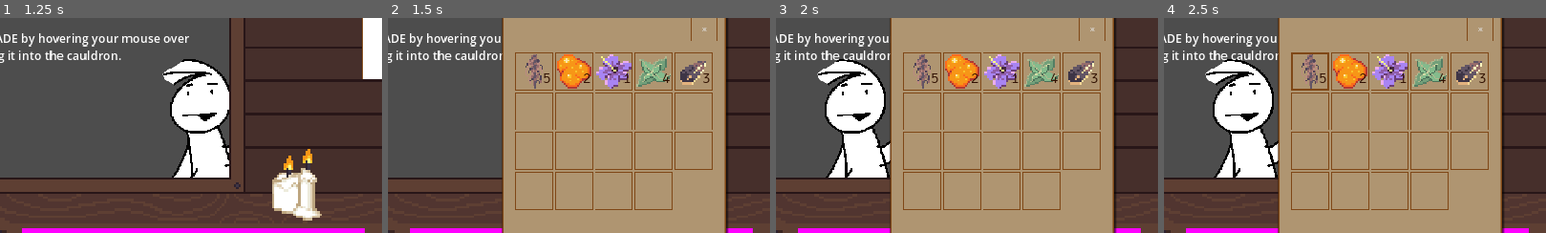
Above: before the commit, frames 1-4 (left to right).
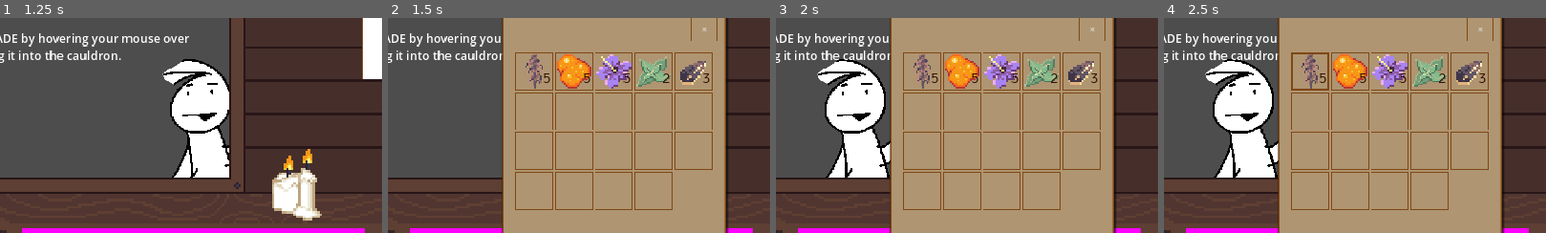
Above: after the commit, the same moments.

Repository: HuskyGameDev/2024s-team3
Game: Godot game, scene res://Scenes/UI/Title.tscn
Two runs of this game, one before a commit and one after it. Both use one fixed random seed, a clock stepped at 60 frames per second and the inputs below.
Inputs (mouse positions are % of the whole screen's width and height, from its top left):
- Up to frame 1 (1.25 s): click "New Game" at 0.5 s
- Up to frame 2 (1.5 s): click (99, 24) at 1.25 s
- Up to frame 3 (2 s): no input
- Up to frame 4 (2.5 s): click (69, 30) at 2.02 s
The pictures show only the part of the screen within x 50-100%, y 17-67%; the shares and areas given below are measured in that part.

Frame 1 is identical in both runs. In frame 2, 0.2% of the frame differs, in the area x 51-74%, y 25-31%; in frame 3, 0.2%; in frame 4, 0.2%.

Commit message:
improve json + tutorial
single digit numbers in JSON now start with zero
improved conditions for tutorial to prevent text overlapping and correct instructions being displayed

Diff:
--- a/Assets/Data/inv_data_file.json
+++ b/Assets/Data/inv_data_file.json
@@ -1,55 +1,55 @@
 {
-		"Inv1": {
+		"Inv01": {
 			"Item": "thistle_root",
 			"Quantity": 5
 		},
-		"Inv2": {
+		"Inv02": {
+			"Item": "pine_resin",
+			"Quantity": 5
+		},
+		"Inv03": {
+			"Item": "nightshade_petals",
+			"Quantity": 5
+		},
+		"Inv04": {
+			"Item": "peppermint_leaves",
+			"Quantity": 2
+		},
+		"Inv05": {
+			"Item": "sunflower_seeds",
+			"Quantity": 3
+		},
+		"Inv06": {
 			"Item": null,
 			"Quantity": 0
 		},
-		"Inv3": {
+		"Inv07": {
 			"Item": null,
 			"Quantity": 0
 		},
-		"Inv4": {
+		"Inv08": {
 			"Item": null,
 			"Quantity": 0
 		},
-		"Inv5": {
-			"Item": null,
-			"Quantity": 0
-		},
-		"Inv6": {
-			"Item": null,
-			"Quantity": 0
-		},
-		"Inv7": {
-			"Item": null,
-			"Quantity": 0
-		},
-		"Inv8": {
-			"Item": null,
-			"Quantity": 0
-		},
-		"Inv9": {
+		"Inv09": {
 			"Item": null,
 			"Quantity": 0
 		},
 		"Inv10": {
-			"Item": "pine_resin",
-			"Quantity": 2
+			"Item": null,
+			"Quantity": 0
 		},
 		"Inv11": {
-			"Item": "nightshade_petals",
-			"Quantity": 1
+			"Item": null,
+			"Quantity": 0
 		},
 		"Inv12": {
-			"Item": "peppermint_leaves",
-			"Quantity": 4
+			"Item": null,
+			"Quantity": 0
 		},
 		"Inv13": {
-			"Item": "sunflower_seeds",
-			"Quantity": 3
+			"Item": null,
+			"Quantity": 0
 		},
 		"Inv14": {
 			"Item": null,
--- a/Scripts/Singletons/PlayerData.gd
+++ b/Scripts/Singletons/PlayerData.gd
@@ -100,7 +100,7 @@
 	var inv_data = PlayerData.read_inv()
 	for i in  inv_data: #find next available slot to put item
 
-		var slotAmount = inv_data[i]["Quantity"]
+		var slotAmount = int(inv_data[i]["Quantity"])
 		if inv_data[i]["Item"] == item.id && slotAmount != item.stackSize: #if this ingredient already exists in inventory
 			if slotAmount + quantity > item.stackSize: #if adding this quantity to the amount in the stack would be larger than stack size
 				inv_data[i]["Quantity"] = item.stackSize #fill the slot
--- a/Scripts/main.gd
+++ b/Scripts/main.gd
@@ -8,29 +8,25 @@
 
 var txtBox = preload("res://Scenes/UI/textBox.tscn") # general textbox
 
+signal CorrectGoToCustSpawner #signals the pedestal that the items have been picked up
+
 var custArray:Array[Customer] = []
 var customerNames:Array[String] = []
-var currentCustomer
-
+var currentCustomer #the instance of the customer
+var custOrder:String # id of potion resource the customer is ordering
+var orderPrice:int #money gained from selling this potion
+var orderRep:int #reputation gained or lost from selling this potion
+var potionOnPedestal:String #stores the resource sent on pedestal
 var outWalkSpeed # start walking out from a standstill but not with constant acceleration, change speed when walking out
-const customerStartLocation = (Vector2(1800,500))
-var customerEndLocation = (Vector2(1200,500))
-var customerWalkOutLocation = (Vector2(-650, 500))
-
+const customerStartLocation = (Vector2(1800,500)) #where the customer is spawned in
+var customerEndLocation = (Vector2(1200,500))  #where the customer goes to wait for an order
+var customerWalkOutLocation = (Vector2(-650, 500)) #where they walk out to to despawn
 var sizeOfCustomers = 3
 var t = 0.0 # interpolation t walk value for the x direction
 var o = 0.0
-
-signal potionData
-signal CorrectGoToCustSpawner
-var custOrder:String
-var orderPrice:int
-var orderRep:int
-var potionOnPedestal:String
-var tutorial
-
-
 var walkOut
+var tutorial #if it is the 1st gameday, set to tutorial control node
+var thistle = false #stores if thistle root had already been placed in the cauldron for tutorial
 
 func _ready():
 	GameTime.start_day()
@@ -39,7 +35,6 @@
 	var pedestal = get_node("Pedestal")
 	var cauldron = $"Cauldron"
 	var bell = $"ringBell"
-	bell.CorrectGoToCustSpawner.connect(next_step)
 	cauldron.ingredient_added.connect(next_step)
 	drawer.make_inv_object.connect(_on_inv_dragged) #moving object out of inventory
 	pedestal.make_ped_object.connect(_on_ped_pressed) #moving object out of pedestal
@@ -48,7 +43,7 @@
 	# create a customer array with all of the orders for the day
 	custArray = PlayerData.save.currentLocation.get_customer_requests(sizeOfCustomers)
 
-	if GameTime.day == 1:
+	if GameTime.day == 1: #goes through tutorial on 1st game day
 		tutorial = get_node("Tutorial")
 		tutorial.visible = true
 
@@ -84,27 +79,33 @@
 			nextCust()
 
 func next_step(id): #tutorial progression
-	var nightShadeText = get_node("Tutorial/NightShadeText")
-	var thistleRootText = get_node("Tutorial/ThistlerootText")
-	var cauldromText = get_node("Tutorial/CauldronText")
-	var potionText = get_node("Tutorial/PotionText")
-	var finishText = get_node("Tutorial/FinishText")
-	if id == "nightshade_petals" && nightShadeText.visible == true:
-		nightShadeText.visible = false
-		thistleRootText.visible = true
-	elif id == "thistle_root" && thistleRootText.visible == true:
-		thistleRootText.visible = false
-		cauldromText.visible = true
-	elif id == "healing_potion" && (potionText.visible == false):
-		nightShadeText.visible = false
-		thistleRootText.visible = false
-		cauldromText.visible = false
-		potionText.visible = true
-	elif id == "healing_potion" && potionText.visible == true:
-		potionText.visible = false
-		finishText.visible = true
-		await get_tree().create_timer(8).timeout
-		tutorial.visible = false
+	if tutorial != null:
+		var nightShadeText = get_node("Tutorial/NightShadeText")
+		var thistleRootText = get_node("Tutorial/ThistlerootText")
+		var cauldronText = get_node("Tutorial/CauldronText")
+		var potionText = get_node("Tutorial/PotionText")
+		var finishText = get_node("Tutorial/FinishText")
+		if id == "nightshade_petals" && nightShadeText.visible == true && (finishText.visible == false):
+			nightShadeText.visible = false
+			if (thistle == true):
+				cauldronText.visible = true
+			else:
+				thistleRootText.visible = true
+		elif id == "thistle_root" && thistleRootText.visible == true && (finishText.visible == false):
+			thistleRootText.visible = false
+			cauldronText.visible = true
+		elif id == "healing_potion" && (potionText.visible == false && (finishText.visible == false)):
+			nightShadeText.visible = false
+			thistleRootText.visible = false
+			cauldronText.visible = false
+			potionText.visible = true
+		elif id == "healing_potion" && potionText.visible == true && (finishText.visible == false):
+			potionText.visible = false
+			finishText.visible = true
+			await get_tree().create_timer(8).timeout
+			tutorial.visible = false
+		elif id == "thistle_root":
+			thistle = true
 
 func _on_cauldron_potion_made(potion:Potion):
 	next_step(potion.id)
